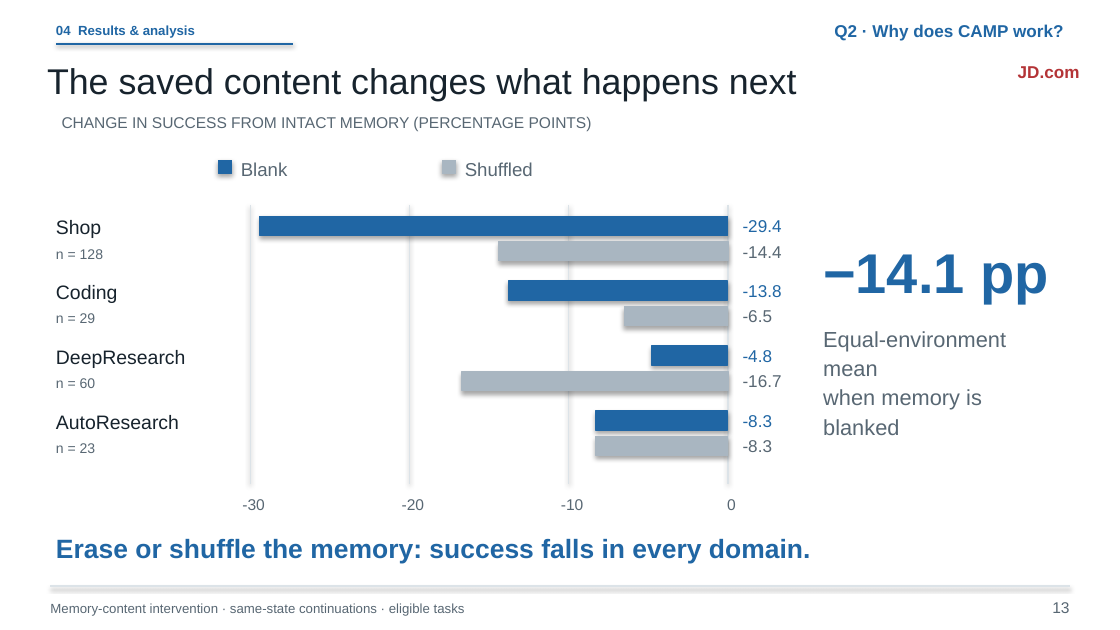
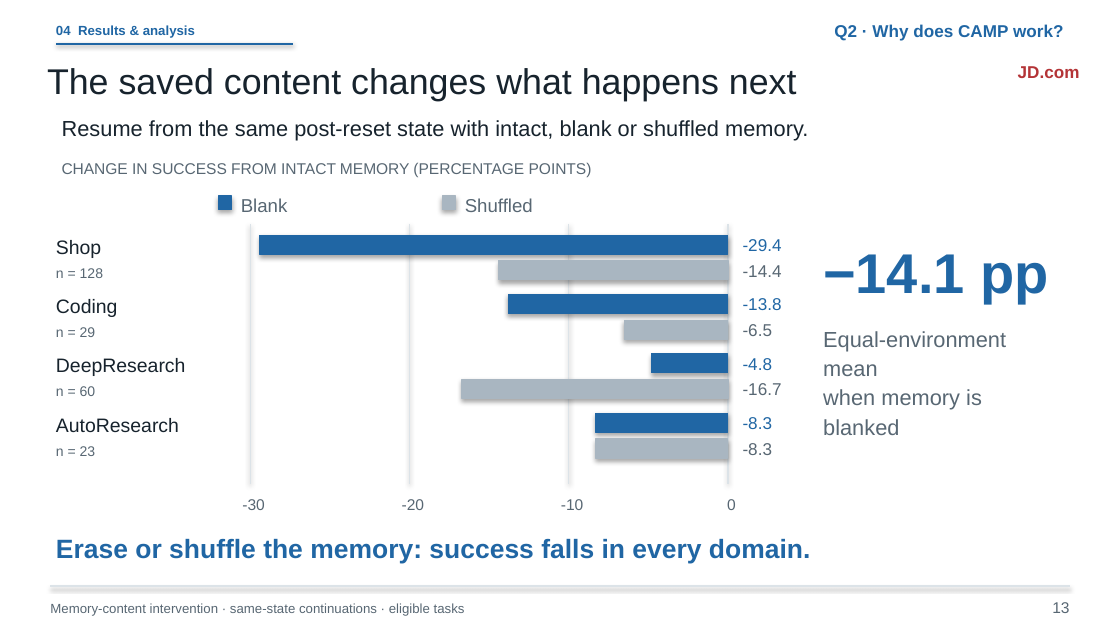
Before and after one commit to liruiluo/agentmemorygym, a slide deck: slide 13 of assets/slides/coding-agent-memory-post-training-slides.pptx. Drawn at 1120x630 pixels with LibreOffice and Linux fonts; fonts in the diff are those of the drawing. Boxes give left, top, right and bottom in pixels: in the first picture for what was removed or moved away, otherwise in the second. Text is boxed around its words. In the diff, an @@ line names an element or a change of style, - is before the commit and + after.

```diff
--- a/assets/slides/coding-agent-memory-post-training-slides.pptx
+++ b/assets/slides/coding-agent-memory-post-training-slides.pptx
@@ text added at (62, 120, 808, 141), 14 pt, text #17232D @@
+Resume from the same post-reset state with intact, blank or shuffled memory.
@@ text "CHANGE IN SUCCESS FROM INTACT ...": place and size @@
-text "CHANGE IN SUCCESS FROM INTACT ..." at (62, 116, 592, 131)
+text "CHANGE IN SUCCESS FROM INTACT ..." at (62, 162, 592, 177)
@@ 2 texts, 2 rectangles: place and size @@
-2 texts, 2 rectangles at (218, 160, 533, 176)
+2 texts, 2 rectangles at (218, 196, 533, 212)
@@ line moved from (250, 205) - (250, 484) to (250, 224) - (250, 484) @@
@@ line moved from (410, 205) - (410, 484) to (410, 224) - (410, 484) @@
@@ line moved from (569, 205) - (569, 484) to (569, 224) - (569, 484) @@
@@ line moved from (728, 205) - (728, 484) to (728, 224) - (728, 484) @@
@@ 4 texts, 2 rectangles: place and size @@
-4 texts, 2 rectangles at (56, 216, 782, 261)
+4 texts, 2 rectangles at (56, 235, 782, 280)
@@ 4 texts, 2 rectangles: place and size @@
-4 texts, 2 rectangles at (56, 281, 782, 326)
+4 texts, 2 rectangles at (56, 295, 782, 339)
@@ 4 texts, 2 rectangles: place and size @@
-4 texts, 2 rectangles at (56, 346, 782, 391)
+4 texts, 2 rectangles at (56, 354, 782, 399)
```
Also in this commit, not shown: 6 other slides changed, 10 other files.
